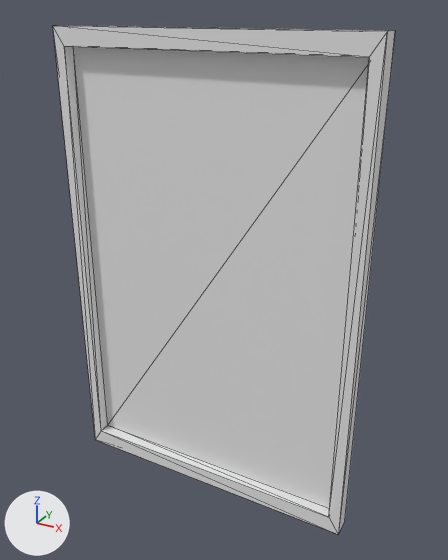
The OBJ model assets/meshes/PhotoFrame.obj as it was, and as the next commit left it.
The view is the same before and after, from a 50 mm camera at (-0.17, 3.23, 8.3) aimed at (-3.57, 9.4, 5.22). Every picture has the same lights, and +X, +Y and +Z are marked at lower left. The first picture is the older version. Mesh edges are drawn as thin lines. Where no turn or scale is listed for an object, it has been applied to the vertices.

Names of what the first picture shows: 'photoFrame'.
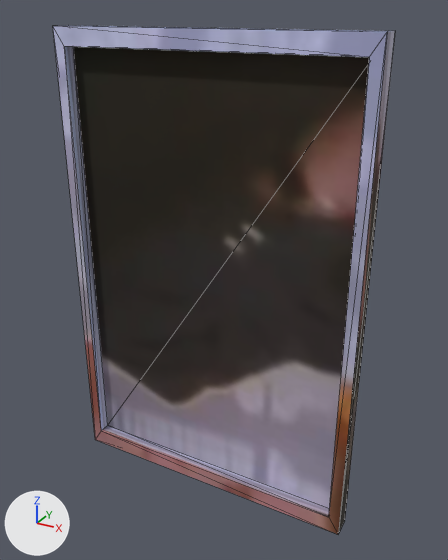
What differs and where, as boxes [x1, y1, x2, y2] in the pictures (448 x 560 px):
'photoFrame', recoloured (white to grey): [53, 25, 395, 534] in both

What the commit changed:
Picture 'rickroll.jpg' (img_rickroll_jpg) is new.
Material 'FrameBorder' (mat_frameborder) is new.
Its texture is img_rickroll_jpg.
Its roughness is 0.859.
me_photoframe has 16 vertices, 28 faces and spans x -5.7..-1.77, y 9.14..9.4, z 2.17..8.11.
me_photoframe gains material mat_frameborder (picture img_rickroll_jpg).
